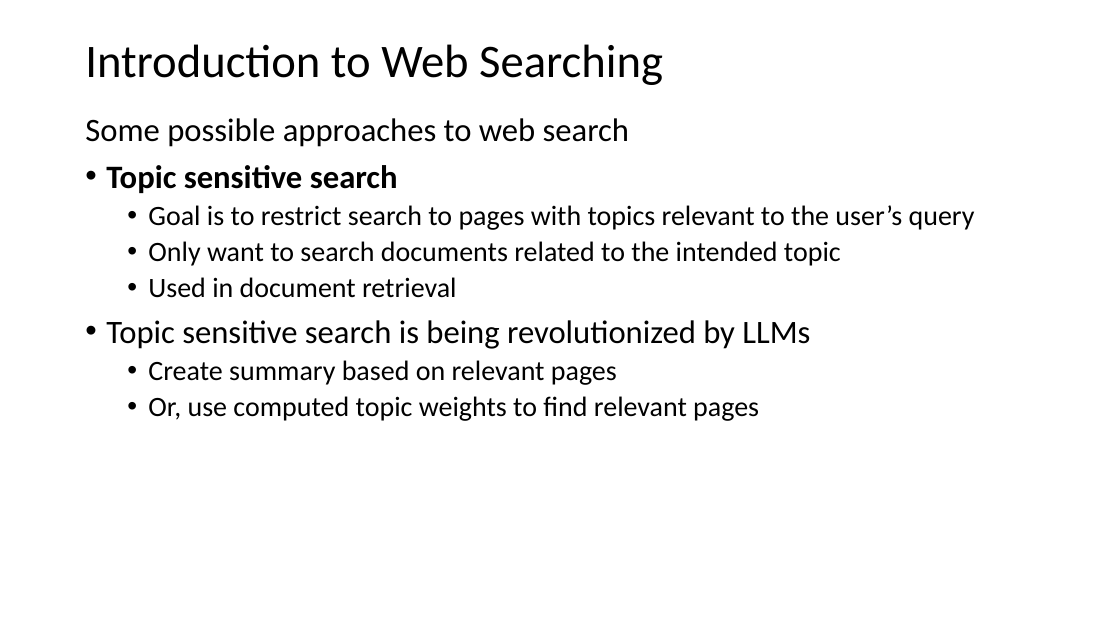
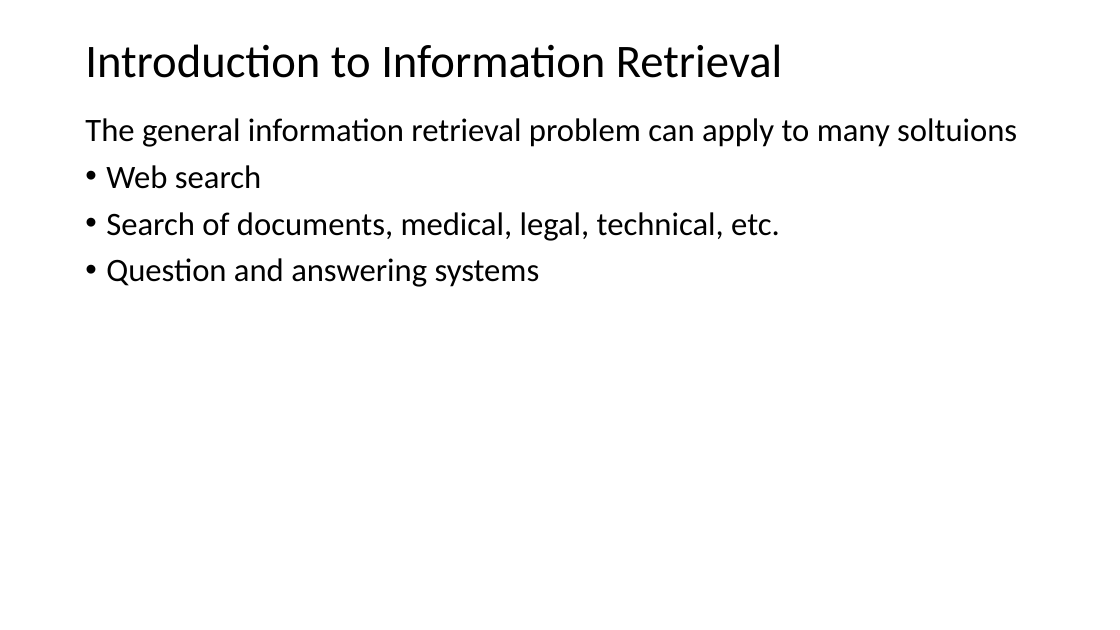
Before and after one commit to harelgabainew/school1, a slide deck: slide 5 of slides/7_DocumentWebSearching.pptx. Drawn at 1120x630 pixels with LibreOffice and Linux fonts; fonts in the diff are those of the drawing. Boxes give left, top, right and bottom in pixels: in the first picture for what was removed or moved away, otherwise in the second. Text is boxed around its words. In the diff, an @@ line names an element or a change of style, - is before the commit and + after.

```diff
--- a/slides/7_DocumentWebSearching.pptx
+++ b/slides/7_DocumentWebSearching.pptx
@@ title at (85, 44, 782, 78): text changed @@
-Introduction to Web Searching
+Introduction to Information Retrieval
@@ text at (85, 118, 1017, 287): text changed; size 24 to 28 pt @@
-Some possible approaches to web search
-• Topic sensitive search
-  • Goal is to restrict search to pages with topics relevant to the user’s query
-  • Only want to search documents related to the intended topic
-  • Used in document retrieval
-• Topic sensitive search is being revolutionized by LLMs
-  • Create summary based on relevant pages
-  • Or, use computed topic weights to find relevant pages
+The general information retrieval problem can apply to many soltuions
+• Web search
+• Search of documents, medical, legal, technical, etc.
+• Question and answering systems
```
Also in this commit, not shown: 1 other slide changed, 1 slide removed.
